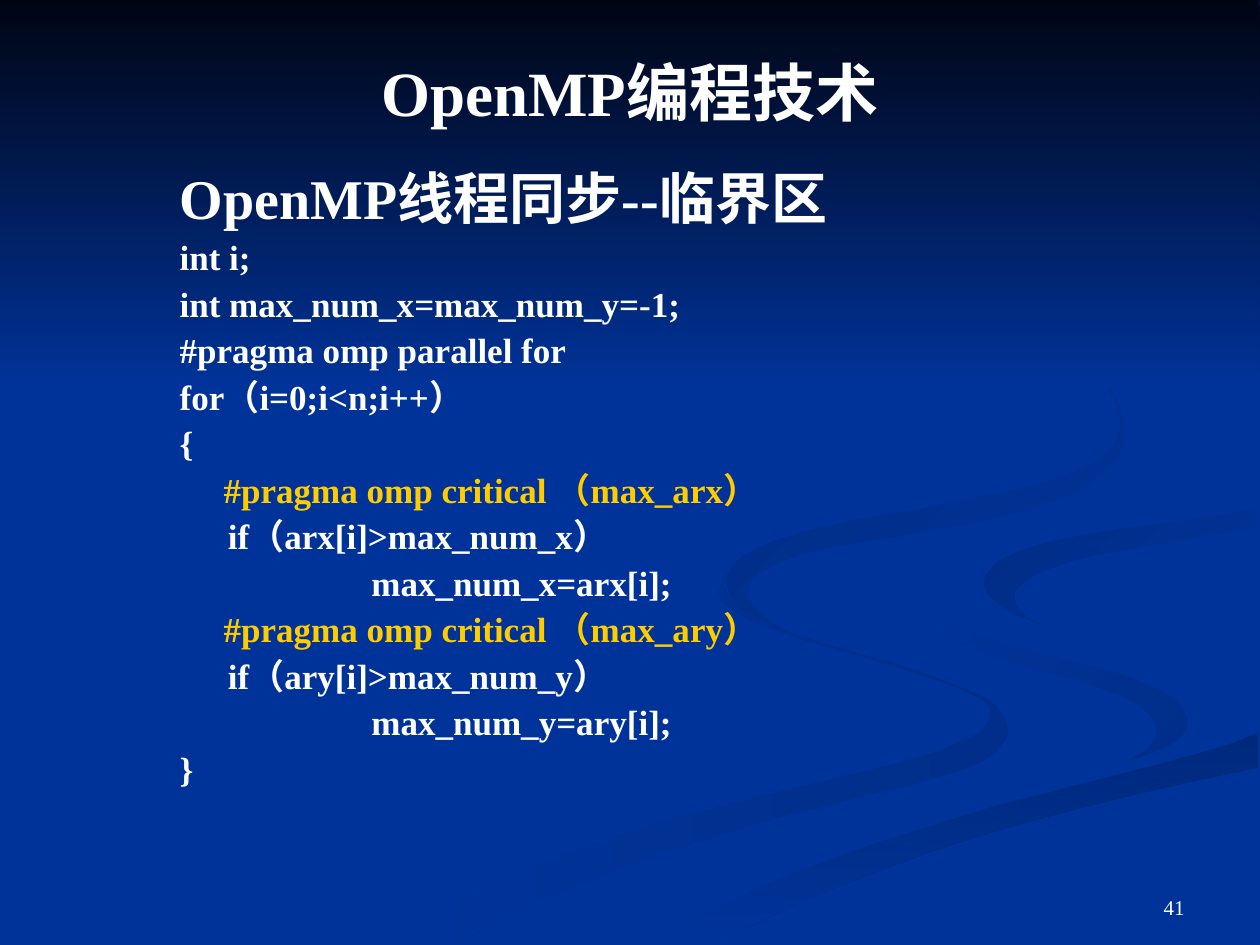
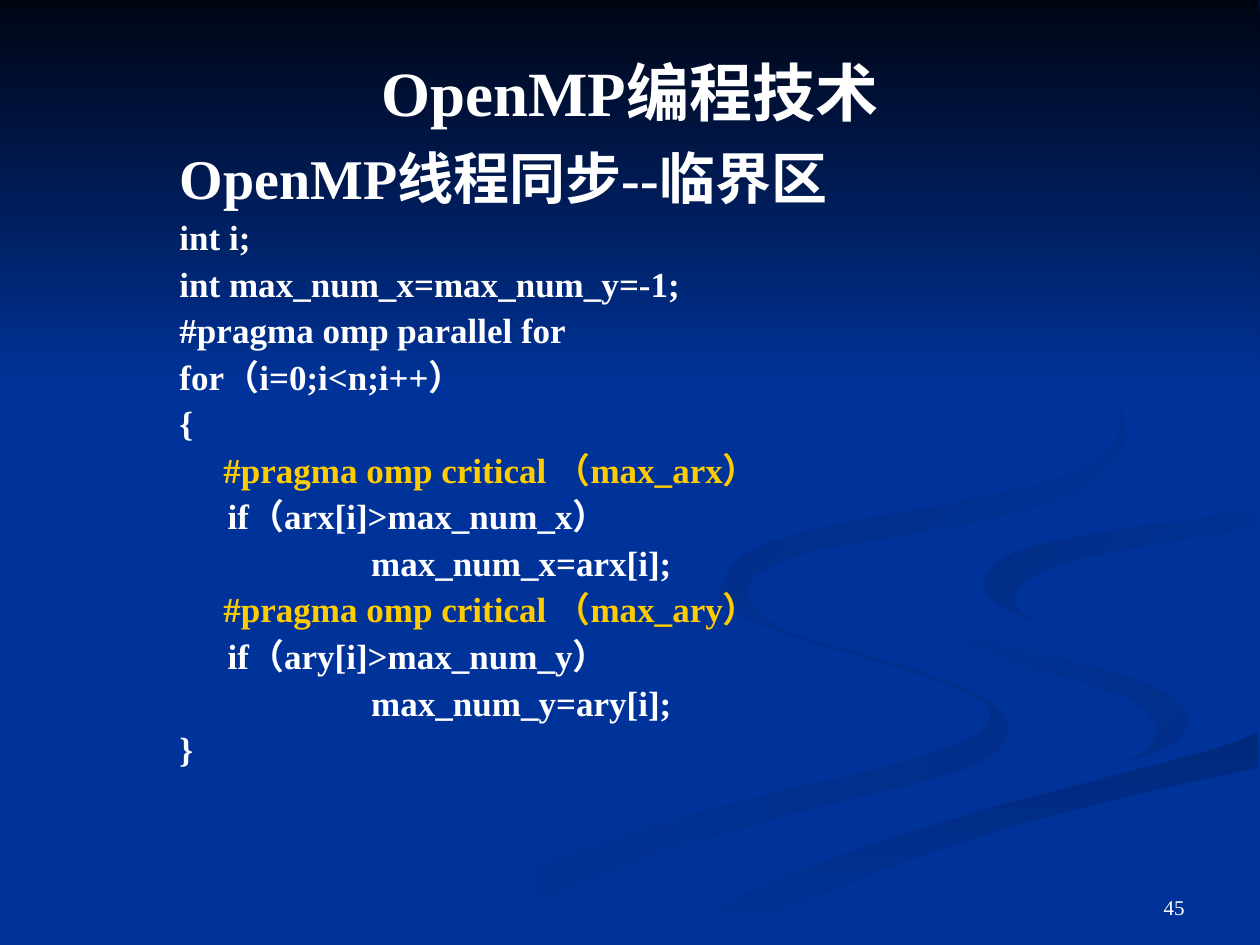
Before and after one commit to cedarli/linux, a slide deck: slide 45 of openMP/doc/OpenMP.ppt (slide 41 before the commit). Drawn at 1260x945 pixels with LibreOffice and Linux fonts; fonts in the diff are those of the drawing. Boxes give left, top, right and bottom in pixels: in the first picture for what was removed or moved away, otherwise in the second. Text is boxed around its words. In the diff, an @@ line names an element or a change of style, - is before the commit and + after.

```diff
--- a/openMP/doc/OpenMP.ppt
+++ b/openMP/doc/OpenMP.ppt
@@ text "OpenMP线程同步--临界区": place and size @@
-text "OpenMP线程同步--临界区" at box(180, 176, 828, 743)
+text "OpenMP线程同步--临界区" at box(179, 156, 827, 723)
@@ page number at box(1164, 901, 1185, 916): text changed @@
-41
+45
```
Also in this commit, not shown: 5 other slides changed, 4 slides added, 1 slide removed, 5 other files.
